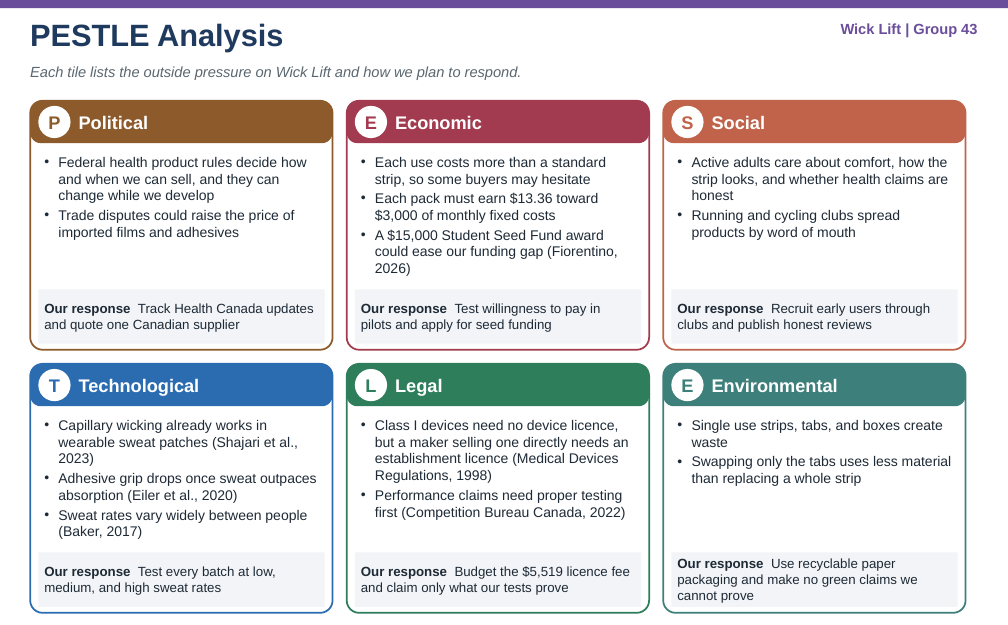
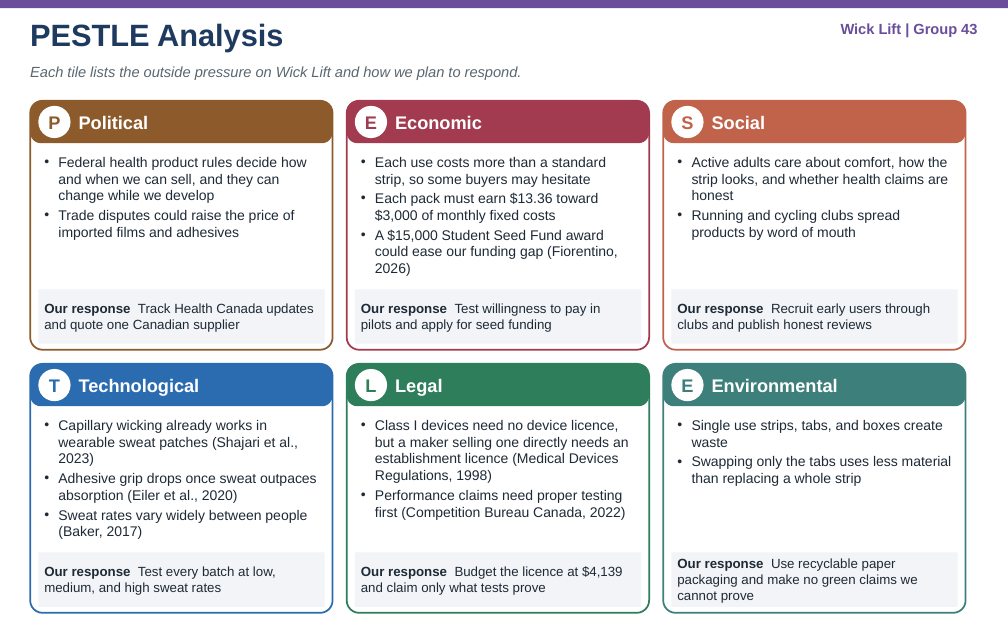
Before and after one commit to marchelinotoma3/my-project, a slide deck: slide 2 of innovate_1x03_milestone2/Wick_Lift_Milestone2_Analysis_Templates.pptx. Drawn at 1008x625 pixels with LibreOffice and Linux fonts; fonts in the diff are those of the drawing. Boxes give left, top, right and bottom in pixels: in the first picture for what was removed or moved away, otherwise in the second. Text is boxed around its words. In the diff, an @@ line names an element or a change of style, - is before the commit and + after.

```diff
--- a/innovate_1x03_milestone2/Wick_Lift_Milestone2_Analysis_Templates.pptx
+++ b/innovate_1x03_milestone2/Wick_Lift_Milestone2_Analysis_Templates.pptx
@@ text at bbox=[361, 566, 623, 595]: text changed @@
-Our response Budget the $5,519 licence fee and claim only what our tests prove
+Our response Budget the licence at $4,139 and claim only what tests prove
```
Also in this commit, not shown: 1 other slide changed, 7 other files.
